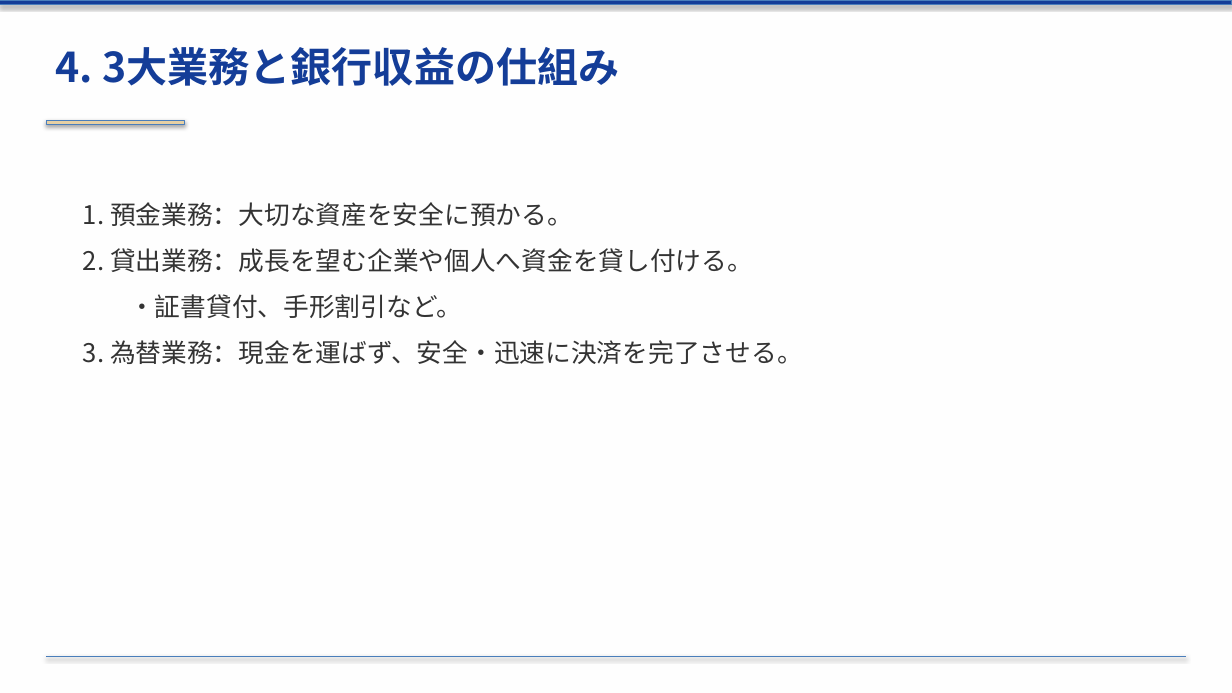
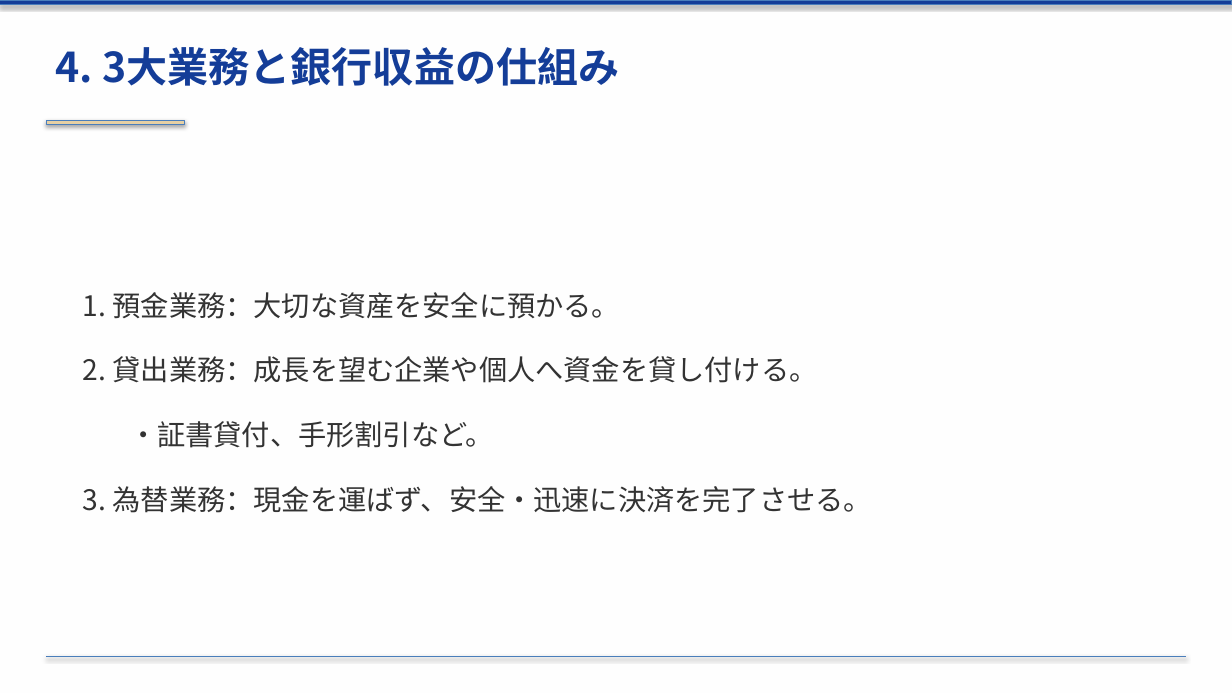
Before and after one commit to xilicrysta/bank-pptx, a slide deck: slide 13 of bank_industry_presentation.pptx. Drawn at 1232x693 pixels with LibreOffice and Linux fonts; fonts in the diff are those of the drawing. Boxes give left, top, right and bottom in pixels: in the first picture for what was removed or moved away, otherwise in the second. Text is boxed around its words. In the diff, an @@ line names an element or a change of style, - is before the commit and + after.

Commit message:
Fix content slide layout: vertical centering, increased font size and spacing

```diff
--- a/bank_industry_presentation.pptx
+++ b/bank_industry_presentation.pptx
@@ text "1. 預金業務：大切な資産を安全に預かる。": place and size @@
-text "1. 預金業務：大切な資産を安全に預かる。" at (83, 202, 803, 364)
+text "1. 預金業務：大切な資産を安全に預かる。" at (83, 292, 872, 513)
@@ text "1. 預金業務：大切な資産を安全に預かる。" at (83, 292, 872, 513): size 20 to 22 pt; more space between paragraphs; vertical alignment top to middle @@
```
Also in this commit, not shown: 11 other slides changed, 1 other file.
